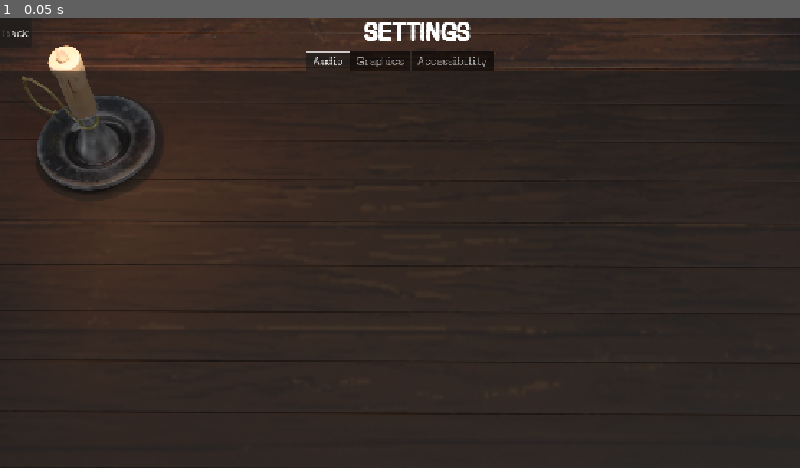
Above: before the commit, frame 1.
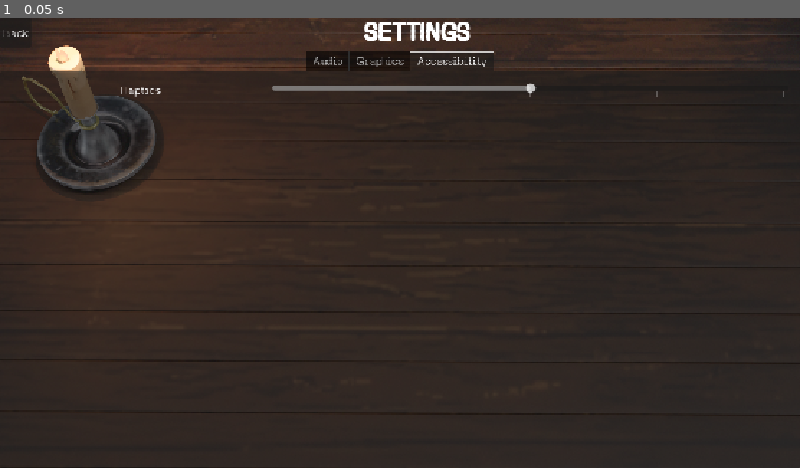
Above: after the commit, the same moment.

Repository: KryphicGames/wild-jam-95
Game: Godot game, scene res://scenes/settings.tscn
The game is run twice, just before and just after one commit, with the same random seed, the same clock (stepped at 60 frames per second) and the same inputs. This scene is started directly instead of the project's main scene.
Inputs:
- Up to frame 1 (0.05 s): no input

The runs differ from the first frame. In frame 1, 0.6% of the frame differs, in the area x 15-98%, y 7-18%.

Commit message:
Added Items and Tabs

Diff:
--- a/scenes/settings.tscn
+++ b/scenes/settings.tscn
@@ -58,12 +58,13 @@
 layout_mode = 2
 size_flags_vertical = 3
 tab_alignment = 1
-current_tab = 0
+current_tab = 2
 tab_0/title = "TAB_AUDIO"
 tab_1/title = "TAB_GRAPHICS"
 tab_2/title = "TAB_ACCESSIBILITY"
 
 [node name="Audio" type="MarginContainer" parent="Content/TabContainer" unique_id=349869007]
+visible = false
 layout_mode = 2
 metadata/_tab_index = 0
 metadata/_tab_name = "TAB_AUDIO"
@@ -75,7 +76,43 @@
 metadata/_tab_name = "TAB_GRAPHICS"
 
 [node name="Accessibility" type="MarginContainer" parent="Content/TabContainer" unique_id=1750178928]
-visible = false
 layout_mode = 2
+theme_override_constants/margin_left = 16
+theme_override_constants/margin_top = 16
+theme_override_constants/margin_right = 16
+theme_override_constants/margin_bottom = 16
 metadata/_tab_index = 2
 metadata/_tab_name = "TAB_ACCESSIBILITY"
+
+[node name="ScrollContainer" type="ScrollContainer" parent="Content/TabContainer/Accessibility" unique_id=1766879664]
+layout_mode = 2
+
+[node name="List" type="VBoxContainer" parent="Content/TabContainer/Accessibility/ScrollContainer" unique_id=287609137]
+layout_mode = 2
+size_flags_horizontal = 3
+size_flags_vertical = 3
+theme_override_constants/separation = 16
+
+[node name="Haptics" type="HBoxContainer" parent="Content/TabContainer/Accessibility/ScrollContainer/List" unique_id=1071871338]
+layout_mode = 2
+tooltip_text = "TOOLTIP_HAPTICS"
+
+[node name="Label" type="Label" parent="Content/TabContainer/Accessibility/ScrollContainer/List/Haptics" unique_id=243024604]
+layout_mode = 2
+size_flags_horizontal = 3
+text = "ACCESS_HAPTICS"
+horizontal_alignment = 1
+vertical_alignment = 1
+autowrap_trim_flags = 0
+justification_flags = 0
+
+[node name="HSlider" type="HSlider" parent="Content/TabContainer/Accessibility/ScrollContainer/List/Haptics" unique_id=1045727028]
+layout_mode = 2
+size_flags_horizontal = 3
+size_flags_stretch_ratio = 2.0
+min_value = 1.0
+max_value = 5.0
+value = 3.0
+scrollable = false
+tick_count = 5
+ticks_on_borders = true
--- a/translations/settings.csv
+++ b/translations/settings.csv
@@ -5,3 +5,7 @@
 TAB_AUDIO;Audio;Audio
 TAB_GRAPHICS;Graphics;Grafik
 TAB_ACCESSIBILITY;Accessibility;Bedienungshilfen
+
+ACCESS_HAPTICS;Haptics;Haptiken
+
+TOOLTIP_HAPTICS;Haptics aren't available on Browser or Desktop Devices;Haptiken sind im Browser oder auf Desktop-Geräten nicht verfügbar
Binary file changed: translations/settings.de.translation
Binary file changed: translations/settings.en.translation
